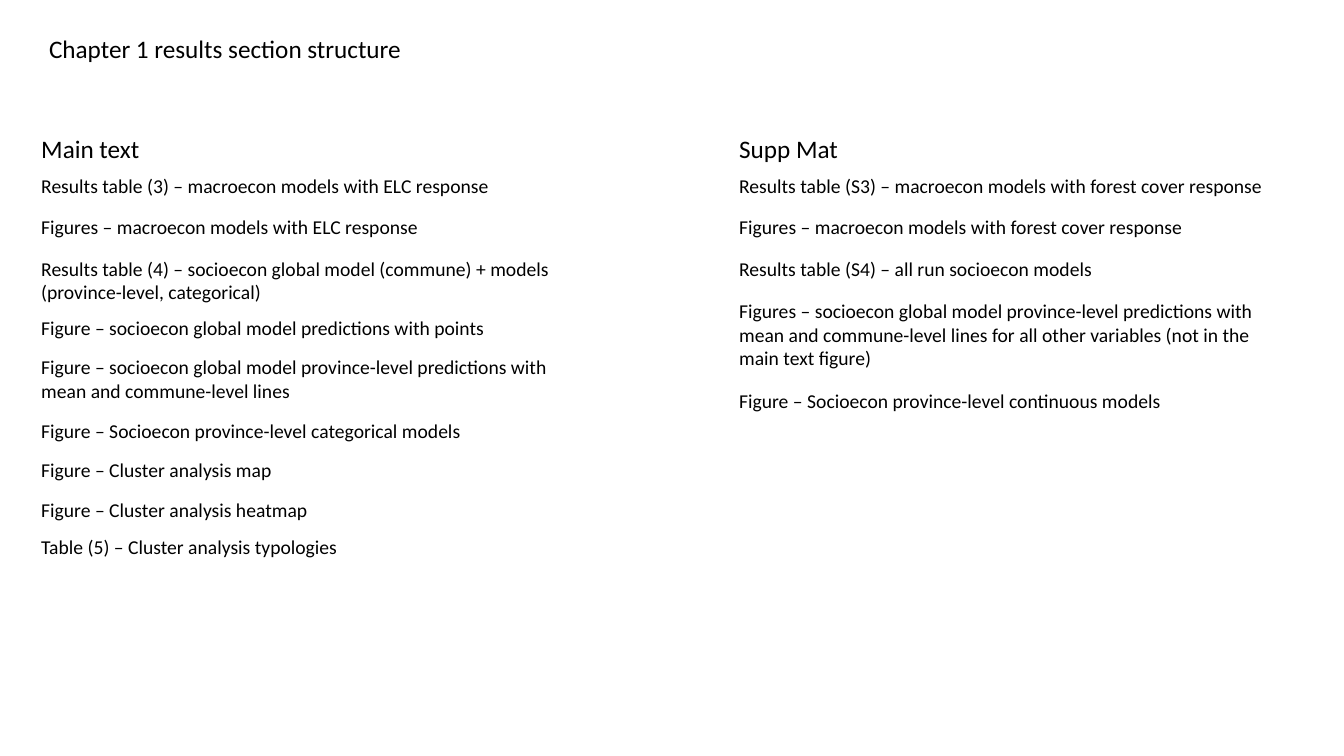
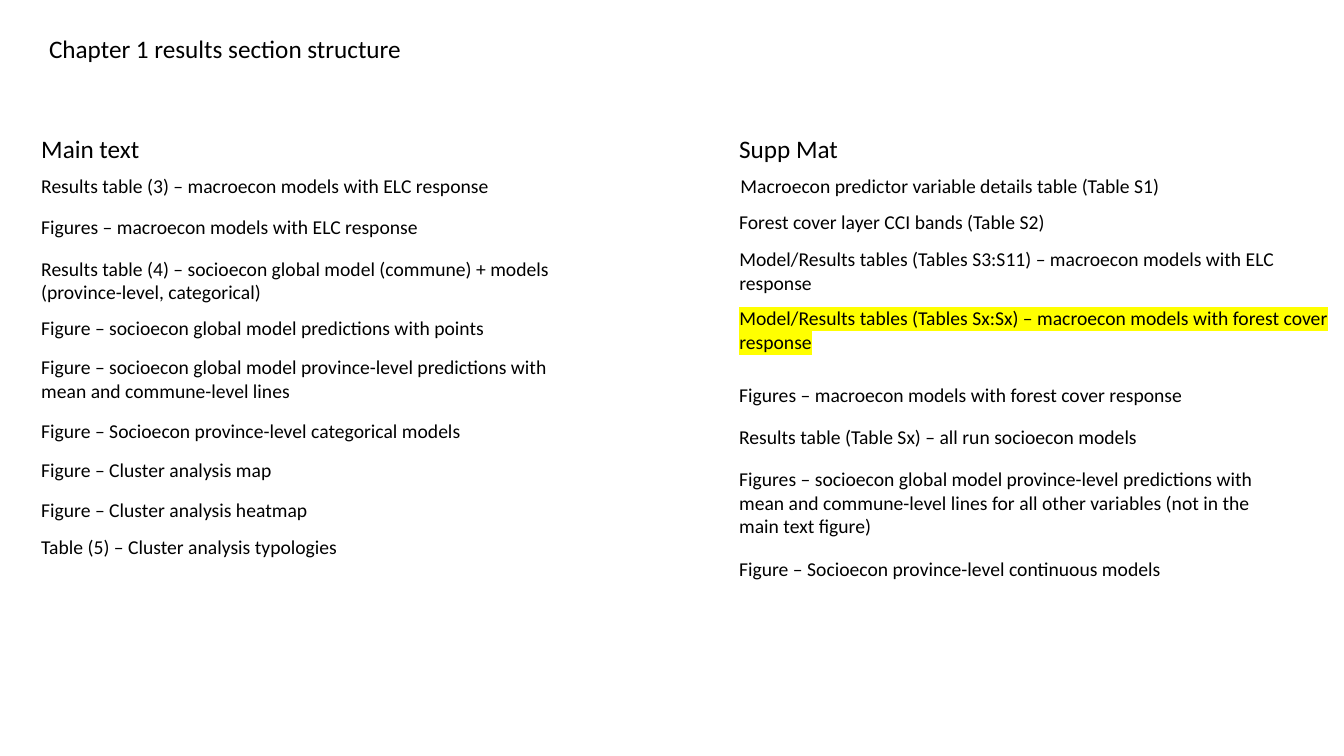
Before and after one commit to mattnuttall00/PhD_Chapter1, a slide deck: slide 1 of Write up/tables_figures_structure.pptx. Drawn at 1344x756 pixels with LibreOffice and Linux fonts; fonts in the diff are those of the drawing. Boxes give left, top, right and bottom in pixels: in the first picture for what was removed or moved away, otherwise in the second. Text is boxed around its words. In the diff, an @@ line names an element or a change of style, - is before the commit and + after.

Commit message:
Updated figures/tables structure outline

```diff
--- a/Write up/tables_figures_structure.pptx
+++ b/Write up/tables_figures_structure.pptx
@@ text added at box(740, 179, 1159, 196), 14 pt, text #000000 @@
+Macroecon predictor variable details table (Table S1)
@@ text added at box(739, 215, 1045, 232), 14 pt, text #000000 @@
+Forest cover layer CCI bands (Table S2)
@@ text at box(739, 252, 1274, 293): text changed @@
-Results table (S3) – macroecon models with forest cover response
+Model/Results tables (Tables S3:S11) – macroecon models with ELC response
@@ text added at box(739, 311, 1328, 352), 14 pt, text #000000 @@
+Model/Results tables (Tables Sx:Sx) – macroecon models with forest cover response
@@ text at box(739, 430, 1136, 447): text changed @@
-Results table (S4) – all run socioecon models
+Results table (Table Sx) – all run socioecon models
@@ 3 texts: place and size @@
-3 texts at box(739, 220, 1252, 412)
+3 texts at box(739, 388, 1252, 580)
```
